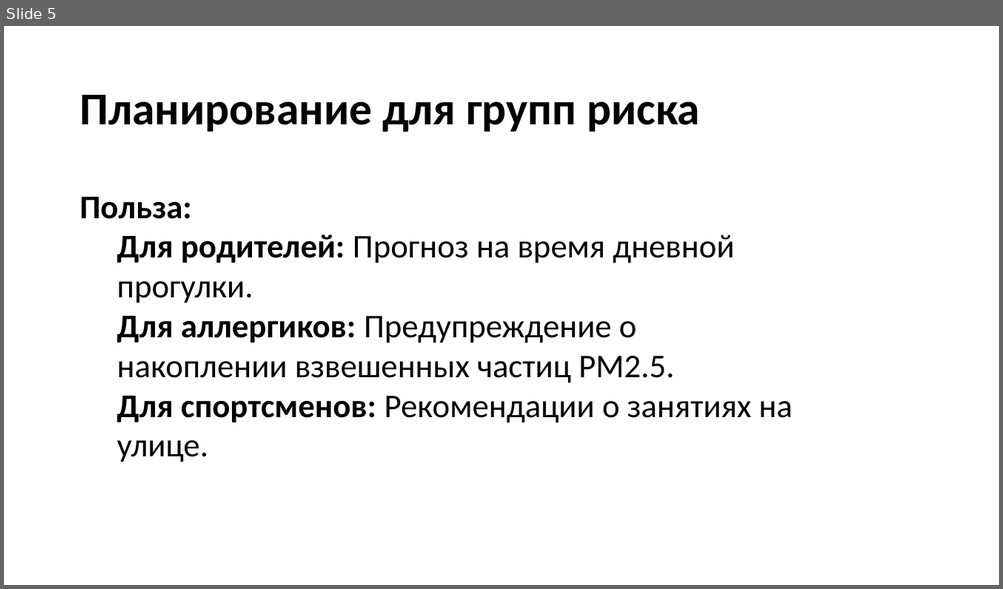
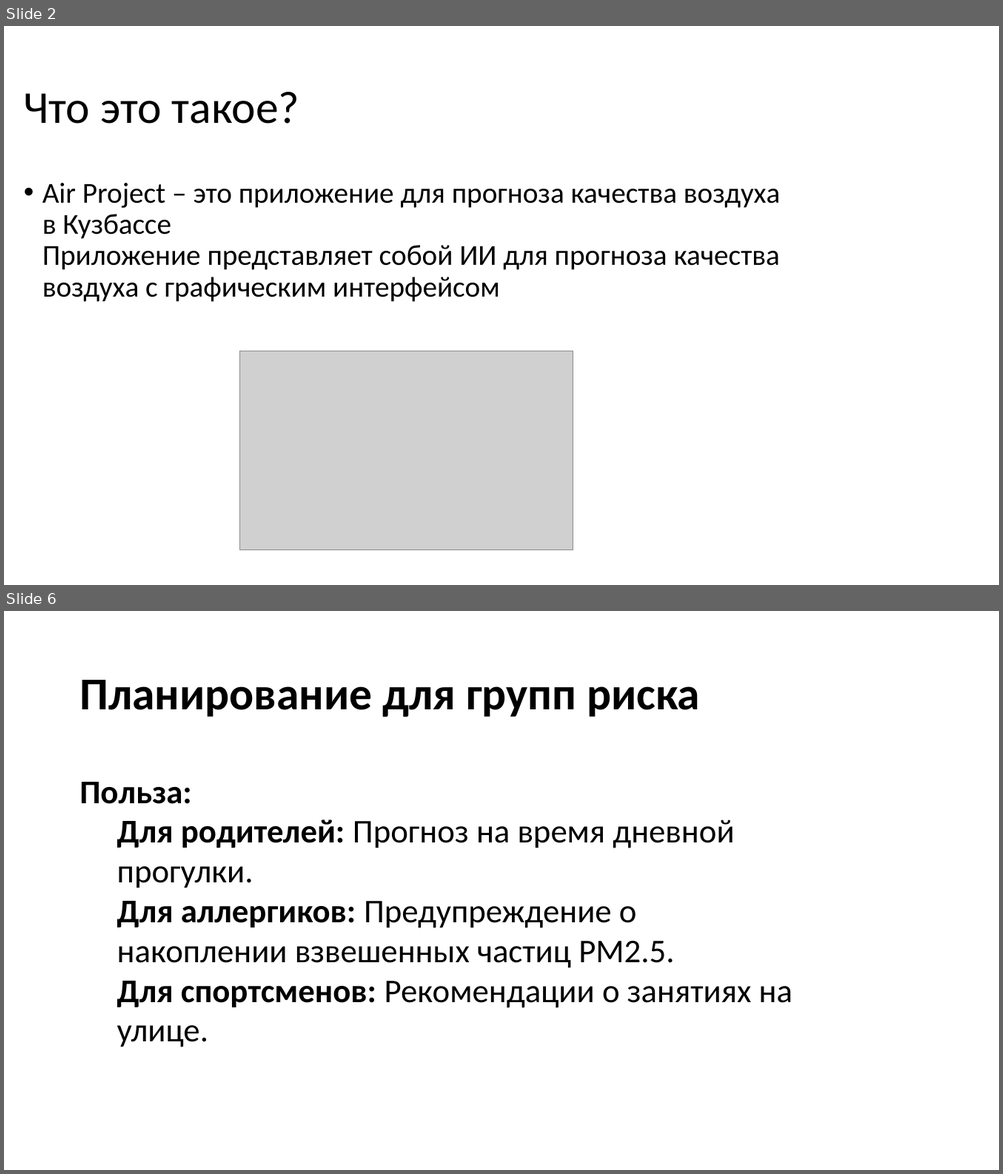
Before and after one commit to RaneKup/AQIbot, a slide deck: Air Project.pptx. Shown one above the other, each under a label of ours: slide 5 before the commit, slides 2 and 6 after it; the slides between them are not shown. The pictures are 1003x589 and 1003x1174 pixels, drawn with LibreOffice and Linux fonts; fonts in the diff are those of the drawing; grey boxes stand for pictures; background and template pictures are left out. Boxes give left, top, right and bottom in pixels: in the first picture for what was removed or moved away, otherwise in the second. Text is boxed around its words. In the diff, an @@ line names an element or a change of style, - is before the commit and + after.

```diff
--- a/Air Project.pptx
+++ b/Air Project.pptx
@@ slide 2 added at bbox=[4, 26, 999, 585], background picture (left out) @@
@@ title added at bbox=[24, 92, 300, 124], 44 pt, text #000000 @@
+Что это такое?
@@ text added at bbox=[42, 183, 780, 302], 28 pt, text #000000 @@
+• Air Project – это приложение для прогноза качества воздуха в Кузбассе
+  Приложение представляет собой ИИ для прогноза качества воздуха с графическим интерфейсом
@@ picture added at bbox=[240, 352, 572, 551] @@
@@ what was slide 5 is now slide 6 @@
```
Also in this commit, not shown: 4 slides changed, 2 slides removed.
